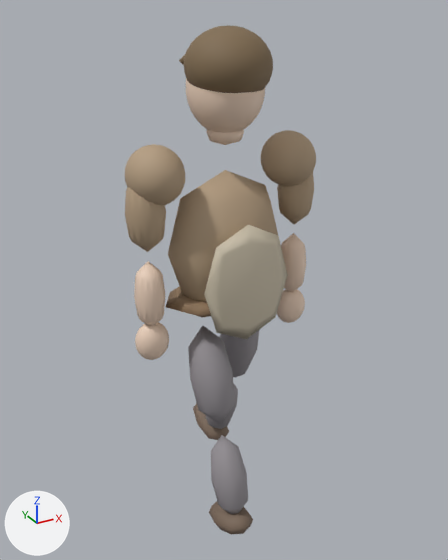
An edit to the glTF model models/npc_villager.glb, drawn before and after from the same camera.
Camera for both pictures: a 50 mm lens placed at (-1.022, -1.849, 1.911), pointed at (0.022, 0.048, 0.963). Arrows for +X, +Y and +Z are at lower left; the lights stay in place. The older version comes first. Where no turn or scale is listed for an object, it has been applied to the vertices.

Objects in the first picture: 'ArmL', 'ArmR', 'Body', 'LegL', 'LegR'.
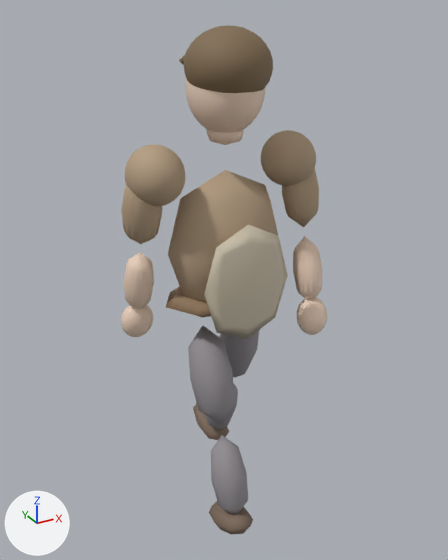
Where the change shows, as pixel boxes [x1, y1, x2, y2] in the pictures (448 x 560 px):
'ArmR', turned
    before: [125, 187, 169, 360]
    after: [121, 185, 162, 337]
'ArmL', turned
    before: [277, 172, 314, 323]
    after: [282, 167, 327, 335]

The change in detail:
Object 'ArmL' (ob_arml) turns from (0, 0, 0) to (-14, 0, 0) degrees about x, y and z.
Object 'ArmR' (ob_armr) turns from (0, 0, 0) to (14, 0, 0) degrees about x, y and z.
